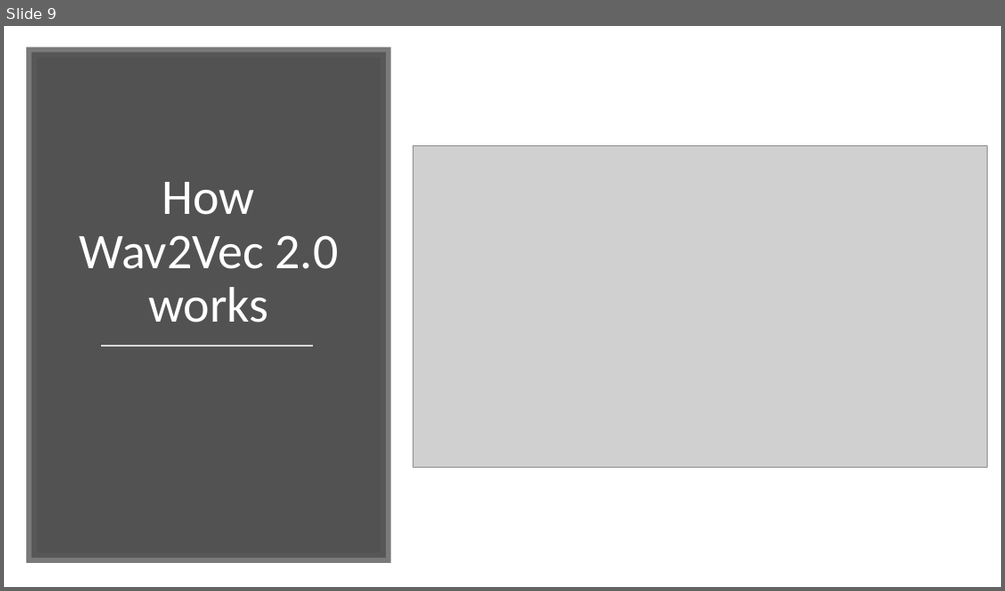
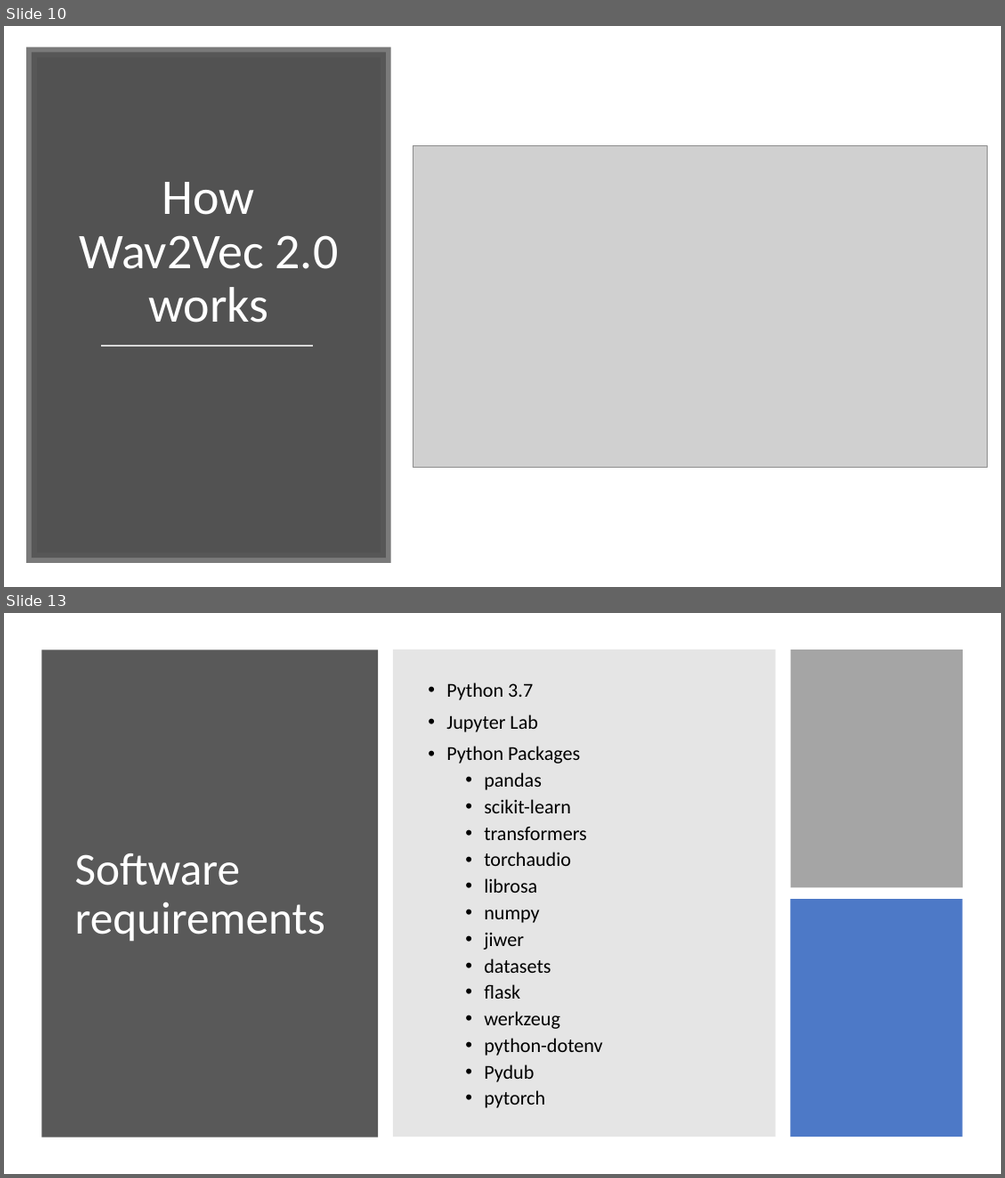
Before and after one commit to Noskid1999/FPP_NepaliASR, a slide deck: ProductPresentation.pptx. Shown one above the other, each under a label of ours: slide 9 before the commit, slides 10 and 13 after it; the slides between them are not shown. The pictures are 1005x591 and 1005x1178 pixels, drawn with LibreOffice and Linux fonts; fonts in the diff are those of the drawing; grey boxes stand for pictures. Boxes give left, top, right and bottom in pixels: in the first picture for what was removed or moved away, otherwise in the second. Text is boxed around its words. In the diff, an @@ line names an element or a change of style, - is before the commit and + after.

```diff
--- a/ProductPresentation.pptx
+++ b/ProductPresentation.pptx
@@ slide 13 added at bbox=[4, 613, 1001, 1174], background #FFFFFF @@
@@ rectangle added at bbox=[42, 649, 379, 1136], fill #595959 @@
@@ rectangle added at bbox=[393, 649, 775, 1136], fill #808080 at 20% opacity @@
@@ rectangle added at bbox=[791, 649, 963, 887], fill #A5A5A5 @@
@@ text added at bbox=[446, 682, 602, 1108], 19 pt, text #000000 @@
+• Python 3.7
+• Jupyter Lab
+• Python Packages
+  • pandas
+  • scikit-learn
+  • transformers
+  • torchaudio
+  • librosa
+  • numpy
+  • jiwer
+  • datasets
+  • flask
+  • werkzeug
+  • python-dotenv
+  • Pydub
+  • pytorch
@@ title added at bbox=[75, 853, 325, 941], 44 pt, text #FFFFFF @@
+Software requirements
@@ rectangle added at bbox=[791, 899, 963, 1136], fill #4472C4 at 95% opacity @@
@@ what was slide 9 is now slide 10 @@
```
Also in this commit, not shown: 3 slides changed, 7 other slides added, 3 other files.
